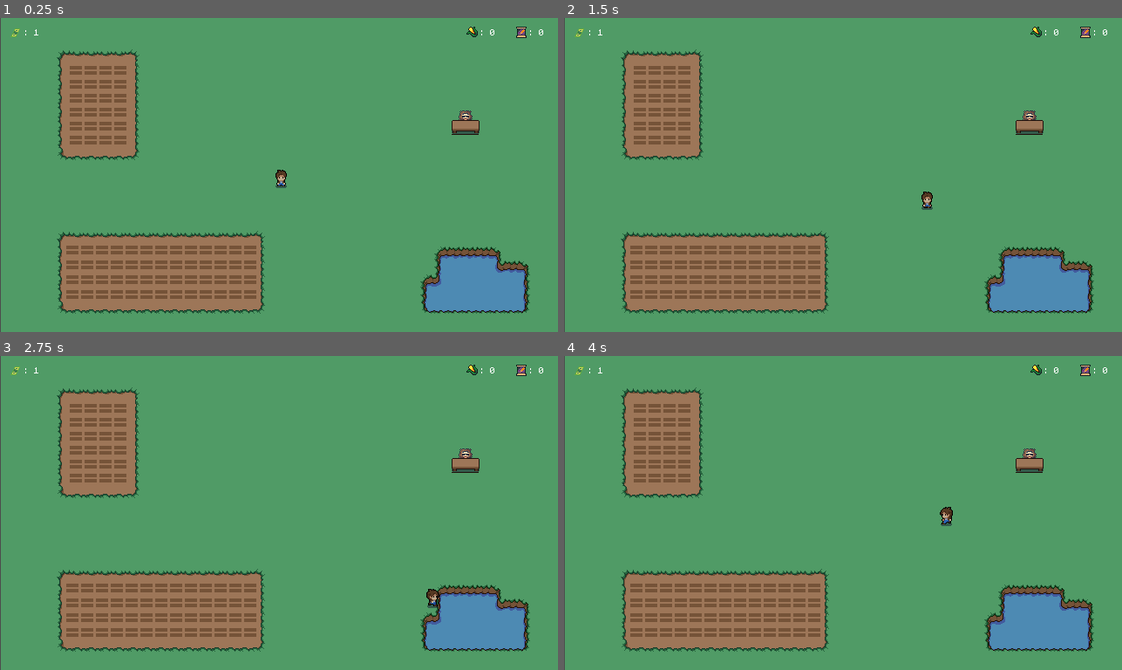
Above: before the commit, frames 1-4 (two rows, left to right).
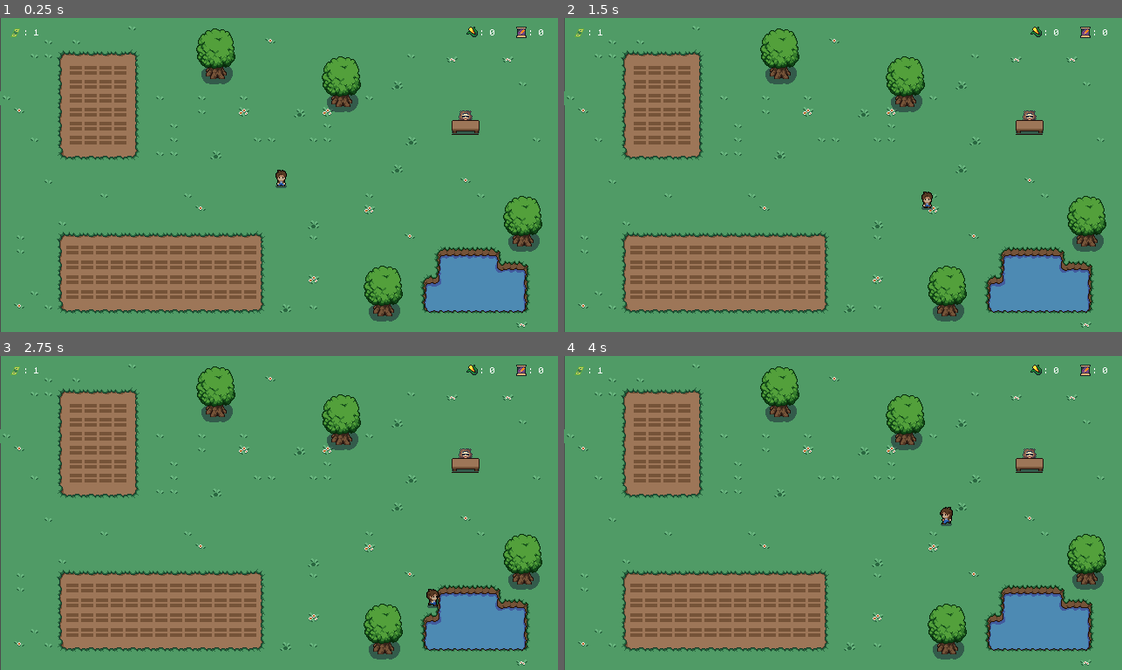
Above: after the commit, the same moments.

Repository: cammcinnes/wintermelonjam-2023
Game: Godot game, scene res://scenes/main.tscn
Same seed, same stepped clock (60 frames per second), same inputs: the game is played once before the commit and once after it.
Inputs (mouse positions are in pixels of both pictures, inside the frame that each line leads up to):
- Up to frame 1 (0.25 s): no input
- Up to frame 2 (1.5 s): tap Enter (interact) at 0.5 s; move the mouse to (815, 250) at 0.52 s; hold D (move_right) 0.53-1.28 s; click (815, 250) at 0.6 s; move the mouse to (753, 250) at 1.27 s; hold S (move_down) from 1.28 s (still down); click (753, 250) at 1.35 s
- Up to frame 3 (2.75 s): move the mouse to (234, 588) at 2.02 s; release S (move_down) at 2.03 s; hold D (move_right) from 2.03 s (still down); hold Enter (interact) from 2.03 s (still down); click (234, 588) at 2.3 s
- Up to frame 4 (4 s): move the mouse to (787, 588) at 2.77 s; release D (move_right) at 2.78 s; release Enter (interact) at 2.78 s; hold W (move_up) 2.78-3.53 s; click (787, 588) at 2.85 s; move the mouse to (770, 588) at 3.52 s; hold A (move_left) from 3.53 s (still down); click (770, 588) at 3.6 s

The runs differ from the first frame. In frame 1, 4.8% of the frame differs, in the area x 0-98%, y 2-99%; in frame 2, 4.8%; in frame 3, 4.8%; in frame 4, 4.8%.

Commit message:
finish game for game jam

Diff:
--- a/project.godot
+++ b/project.godot
@@ -69,3 +69,4 @@
 [rendering]
 
 textures/canvas_textures/default_texture_filter=0
+renderer/rendering_method="gl_compatibility"
--- a/scenes/growzone.tscn
+++ b/scenes/growzone.tscn
@@ -119,10 +119,10 @@
 animation = &"corn_grow"
 
 [node name="wheat_grow_timer" type="Timer" parent="."]
-wait_time = 10.0
+wait_time = 5.0
 
 [node name="corn_grow_timer" type="Timer" parent="."]
-wait_time = 10.0
+wait_time = 5.0
 
 [connection signal="area_entered" from="hoed_land/Area2D" to="." method="_on_area_2d_area_entered"]
 [connection signal="input_event" from="hoed_land/Area2D" to="." method="_on_area_2d_input_event"]
--- a/scenes/gui.tscn
+++ b/scenes/gui.tscn
@@ -84,6 +84,7 @@
 autoplay = "corn"
 
 [node name="wheat_label" type="Label" parent="crop"]
+layout_mode = 0
 offset_left = 72.0
 offset_top = 9.0
 offset_right = 112.0
--- a/scenes/main.tscn
+++ b/scenes/main.tscn
@@ -13,6 +13,7 @@
 [ext_resource type="PackedScene" uid="uid://xaq1g1rn45ww" path="res://scenes/growzone.tscn" id="12_2jnoe"]
 [ext_resource type="PackedScene" uid="uid://bpqxfe6ebfb4d" path="res://scenes/gui.tscn" id="13_qxv7o"]
 [ext_resource type="AudioStream" uid="uid://ciy3ty8ojrja" path="res://music/Organoid - Sunrise.mp3" id="14_p8owq"]
+[ext_resource type="AudioStream" uid="uid://daybtt18mkl2w" path="res://music/611608__djscreechingpossum__sleep-with-the-frogs.mp3" id="15_4bxio"]
 [ext_resource type="PackedScene" uid="uid://bulcl0h7qdvqb" path="res://scenes/shop.tscn" id="15_7x6fa"]
 
 [sub_resource type="TileSetAtlasSource" id="TileSetAtlasSource_tk8pw"]
@@ -794,8 +795,10 @@
 10:7/0/physics_layer_0/angular_velocity = 0.0
 0:5/size_in_atlas = Vector2i(3, 4)
 0:5/0 = 0
+0:5/0/z_index = 2
 0:5/0/physics_layer_0/linear_velocity = Vector2(0, 0)
 0:5/0/physics_layer_0/angular_velocity = 0.0
+0:5/0/physics_layer_0/polygon_0/points = PackedVector2Array(-14, 8, 13.5, 8, 15, 20.5, 15, 35.5, -15, 34.5, -14, 19.5)
 0:9/size_in_atlas = Vector2i(3, 4)
 0:9/0 = 0
 0:9/0/physics_layer_0/linear_velocity = Vector2(0, 0)
@@ -1195,6 +1198,7 @@
 format = 2
 layer_0/name = "decor"
 layer_0/z_index = 1
+layer_0/tile_data = PackedInt32Array(524295, 4, 5, 196625, 4, 5, 131065, 1, 0, 131059, 1, 0, 262128, 1, 0, 65519, 1, 0, 327661, 1, 0, 393197, 1, 0, 589806, 1, 0, 655343, 1, 0, 589826, 1, 0, 262146, 1, 0, 65542, 1, 0, 65550, 1, 0, -196590, 1, 0, -458735, 1, 0, -589815, 1, 0, -393210, 1, 0, -262141, 1, 0, -196605, 1, 0, -196606, 1, 0, -131073, 1, 0, -131074, 1, 0, -327683, 1, 0, -327686, 1, 0, -262150, 1, 0, -196616, 1, 0, -131080, 1, 0, -65544, 1, 0, -65545, 1, 0, -327689, 1, 0, -655371, 1, 0, -589839, 1, 0, -589841, 1, 0, -524305, 1, 0, -524306, 1, 0, -327700, 1, 0, -131090, 1, 0, 458754, 65537, 2, 131078, 65537, 2, -327677, 65537, 2, -262147, 65537, 2, 262153, 131073, 2, 13, 131073, 2, 196602, 131073, 2, 655341, 131073, 2, -262163, 131073, 2, -589825, 131073, 2, -589808, 196609, 2, -589812, 196609, 2, 655377, 196609, 2, -65541, 196609, 0, -327679, 196609, 0, 589824, 196609, 0, -196599, 196609, 0, -458744, 196609, 0, -65528, 196609, 0, 196610, 196609, 0, -524293, 4, 5, -458748, 4, 5)
 
 [node name="start_position" type="Marker2D" parent="."]
 position = Vector2(320, 180)
@@ -1456,4 +1460,6 @@
 [node name="music" type="AudioStreamPlayer2D" parent="."]
 stream = ExtResource("14_p8owq")
 volume_db = -20.0
-autoplay = true
+
+[node name="end_game" type="AudioStreamPlayer2D" parent="."]
+stream = ExtResource("15_4bxio")
--- a/scripts/Area2D.gd
+++ b/scripts/Area2D.gd
@@ -1,4 +1,5 @@
 extends Area2D
+var occupied = false;
 
 func can_grow():
 	pass
--- a/scripts/corn_seed.gd
+++ b/scripts/corn_seed.gd
@@ -29,6 +29,7 @@
 
 
 func _on_area_2d_body_entered(body):
-	if body.has_method("can_grow"):
+	if body.has_method("can_grow") and not body.occupied:
 		selected = false
 		planted = true
+		body.occupied = true
--- a/scripts/growzone.gd
+++ b/scripts/growzone.gd
@@ -27,7 +27,7 @@
 			$wheat_grow_timer.start()
 			$plant.play("wheat_grow")
 	else:
-		print("Space is already occupied")
+		pass
 
 
 func _on_corn_grow_timer_timeout():
@@ -63,9 +63,11 @@
 				Main.numofcorn += 1
 				plantgrowing = false
 				plant_grown = false
+				$hoed_land/Area2D.occupied = false;
 				$plant.play("none")
 			if plant == 2:
 				Main.numofwheat += 1
+				$hoed_land/Area2D.occupied = false;
 				plantgrowing = false
 				plant_grown = false
 				$plant.play("none")
--- a/scripts/gui.gd
+++ b/scripts/gui.gd
@@ -14,7 +14,7 @@
 	$money/cash_label.text = ": " + str(Main.cash)
 	updatecash()
 	if Main.gameover:
-		$Control/tips.text = "Now you can finally rest..."
+		$Control/tips.text = "You may finally rest..."
 
 func updatecash():
 	var icon = $money/cash
--- a/scripts/main.gd
+++ b/scripts/main.gd
@@ -6,17 +6,25 @@
 var cash = 1;
 
 var gameover = false
+var music
+var end_game
 
 
 # Called when the node enters the scene tree for the first time.
 func _ready():
-	newGame()
+	music = $music
+	end_game = $end_game
+	if music:
+		music.play()
 
-func newGame():
-	pass
+
 # Called every frame. 'delta' is the elapsed time since the previous frame.
 func _process(delta):
 	pass
 
 func game_over():
 	gameover = true
+	var music2 = $music
+	if music2:
+		music2.stop()
+		end_game.play()
--- a/scripts/sellzone.gd
+++ b/scripts/sellzone.gd
@@ -21,9 +21,9 @@
 		var money = Main.cash
 
 		# sell corn
-		money += corn
+		money += corn * 2
 		# sell wheat
-		money += wheat * 2
+		money += wheat * 10
 
 		wheat = 0
 		corn = 0
--- a/scripts/shop.gd
+++ b/scripts/shop.gd
@@ -13,6 +13,7 @@
 		$wheat_seed.visible = true
 	if $shopmenu.item4owned == true:
 		Main.game_over()
+		set_process(false)
 	if $corn_seed.planted == true:
 		corn_redo()
 	if $wheat_seed.planted == true:
--- a/scripts/shopmenu.gd
+++ b/scripts/shopmenu.gd
@@ -1,6 +1,7 @@
 extends StaticBody2D
 #items 1 = corn seed, item 2 = wheat seed, item 3 = charm
 var item = 1
+var usedcharm = false
 
 var item1price = 1
 var item2price = 5
@@ -41,7 +42,10 @@
 			$money_icon.visible = false;
 			$icon.play("charm")
 			$price_label.text = "Charm"
-			$buy_button_color.color = "00ff147b" #green
+			if not usedcharm:
+				$buy_button_color.color = "00ff147b" #green
+			else:
+				$buy_button_color.color = "ff00147b" #red
 		if item == 4:
 			$money_icon.visible = false;
 			$icon.play("retire")
@@ -71,10 +75,10 @@
 		if Main.cash >= price:
 			if item2owned == false:
 				buy(2)
-	elif item == 3:
+	elif item == 3 and not usedcharm:
 		price = item3price
 		if item2owned == false:
-			buy(2)
+			buy(3)
 	elif item == 4:
 		price = item4price
 		if item4owned == false:
@@ -106,5 +110,8 @@
 		item1owned = true
 	if i == 2:
 		item2owned = true
+	if i == 3:
+		usedcharm = true
+		item2owned = true
 	if i == 4:
 		item4owned = true
--- a/scripts/wheat_seed.gd
+++ b/scripts/wheat_seed.gd
@@ -26,6 +26,7 @@
 
 
 func _on_area_2d_entered(body):
-	if body.has_method("can_grow"):
-		selected = false
-		planted = true
+	if body.has_method("can_grow") and not body.occupied:
+			selected = false
+			planted = true
+			body.occupied = true
Not shown, added: export_presets.cfg
Not shown, added: music/611608__djscreechingpossum__sleep-with-the-frogs.mp3.import
Not shown: 1 places in scenes/main.tscn that only renumber resources
Binary file added: web/Wintermelonjam-2023.apple-touch-icon.png
Not shown, added: web/Wintermelonjam-2023.apple-touch-icon.png.import
Binary file added: web/Wintermelonjam-2023.icon.png
Not shown, added: web/Wintermelonjam-2023.icon.png.import
Binary file added: web/Wintermelonjam-2023.png
Not shown, added: web/Wintermelonjam-2023.png.import
Not shown, added: HonestWork.zip
Not shown, added: music/611608__djscreechingpossum__sleep-with-the-frogs.mp3
Not shown, added: web/Wintermelonjam-2023.audio.worklet.js
(and 3 more such lines)
